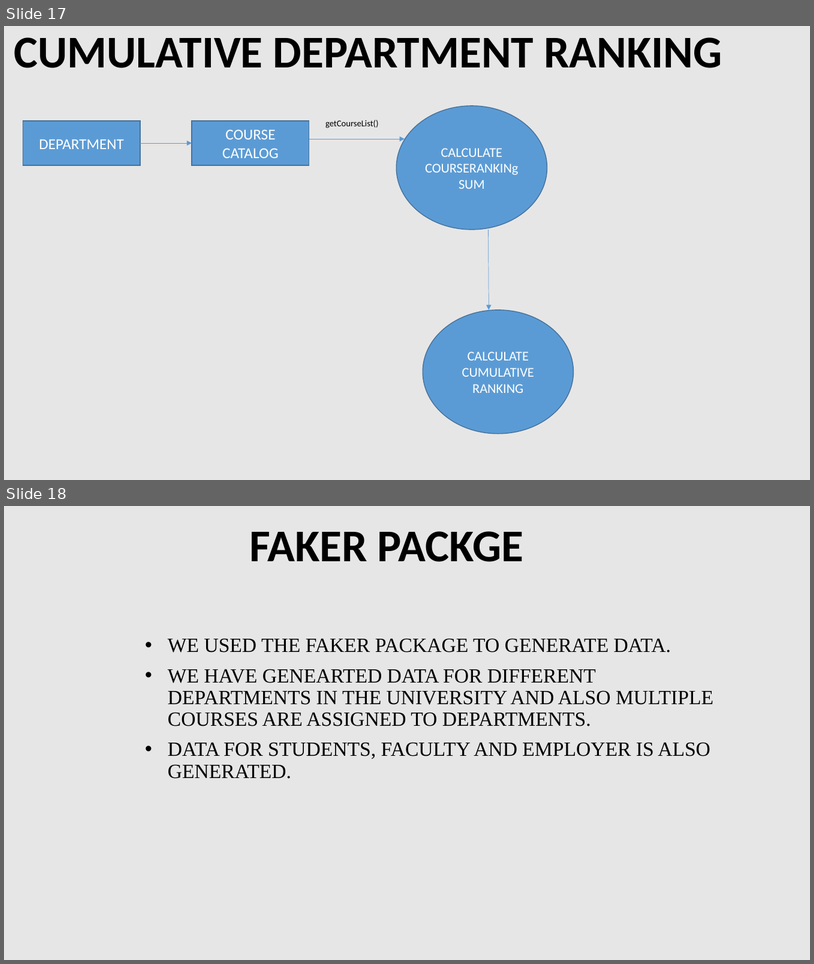
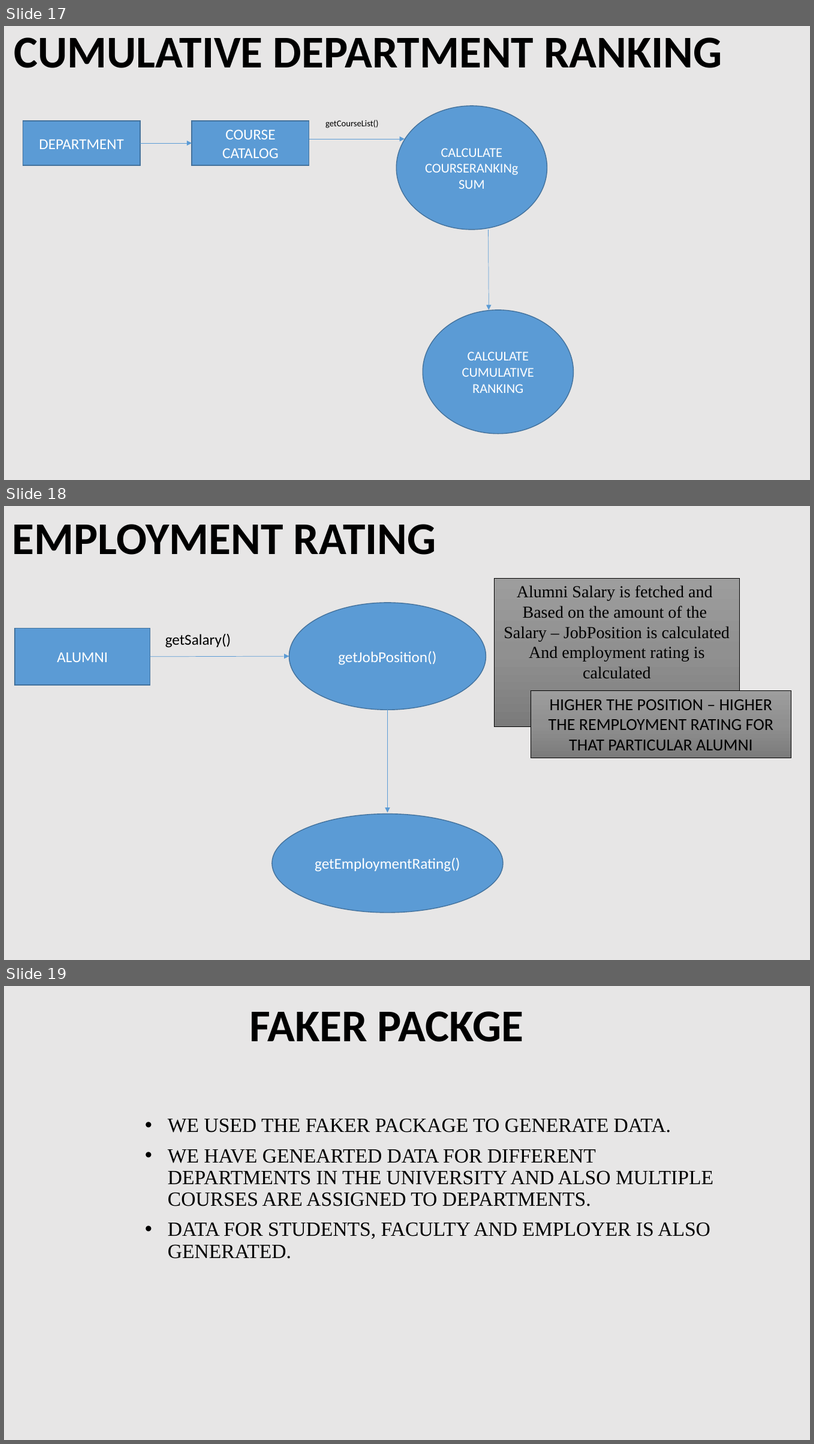
Before and after one commit to survea/INFO5100-GroupWork, a slide deck: GroupPPt_UM.pptx. Shown one above the other, each under a label of ours: slides 17 and 18 before the commit, slides 17, 18 and 19 after it. The pictures are 814x964 and 814x1444 pixels, drawn with LibreOffice and Linux fonts; fonts in the diff are those of the drawing. Boxes give left, top, right and bottom in pixels: in the first picture for what was removed or moved away, otherwise in the second. Text is boxed around its words. In the diff, an @@ line names an element or a change of style, - is before the commit and + after.

Commit message:
PPt Updated

```diff
--- a/GroupPPt_UM.pptx
+++ b/GroupPPt_UM.pptx
@@ slide 18 added at (4,506,810,960), background #E7E6E6 @@
@@ text added at (12,524,437,555), 54 pt, text #000000, bold @@
+EMPLOYMENT RATING
@@ rectangle added at (495,578,740,727), fill gradient #9D9D9D to #909090 to #7C7C7C, outline #000000 0.5 pt, 20 pt, text #000000 @@
+Alumni Salary is fetched and
+Based on the amount of the
+Salary – JobPosition is calculated
+And employment rating is calculated
@@ ellipse added at (290,603,486,710), fill #5B9BD5, outline #43739E 1 pt, 18 pt, text #FFFFFF @@
+getJobPosition()
@@ rectangle added at (15,628,150,685), fill #5B9BD5, outline #43739E 1 pt, 18 pt, text #FFFFFF @@
+ALUMNI
@@ text added at (165,633,231,648), 18 pt, text #000000 @@
+getSalary()
@@ arrow added from (150, 657) to (290, 656), #5B9BD5 0.5 pt @@
@@ rectangle added at (531,691,792,757), fill gradient #9D9D9D to #909090 to #7C7C7C, outline #000000 0.5 pt, 20 pt, text #000000 @@
+HIGHER THE POSITION – HIGHER THE REMPLOYMENT RATING FOR THAT PARTICULAR ALUMNI
@@ arrow added from (387, 710) to (387, 812), #5B9BD5 0.5 pt @@
@@ ellipse added at (272,814,503,913), fill #5B9BD5, outline #43739E 1 pt, 18 pt, text #FFFFFF @@
+getEmploymentRating()
@@ what was slide 18 is now slide 19 @@
```
